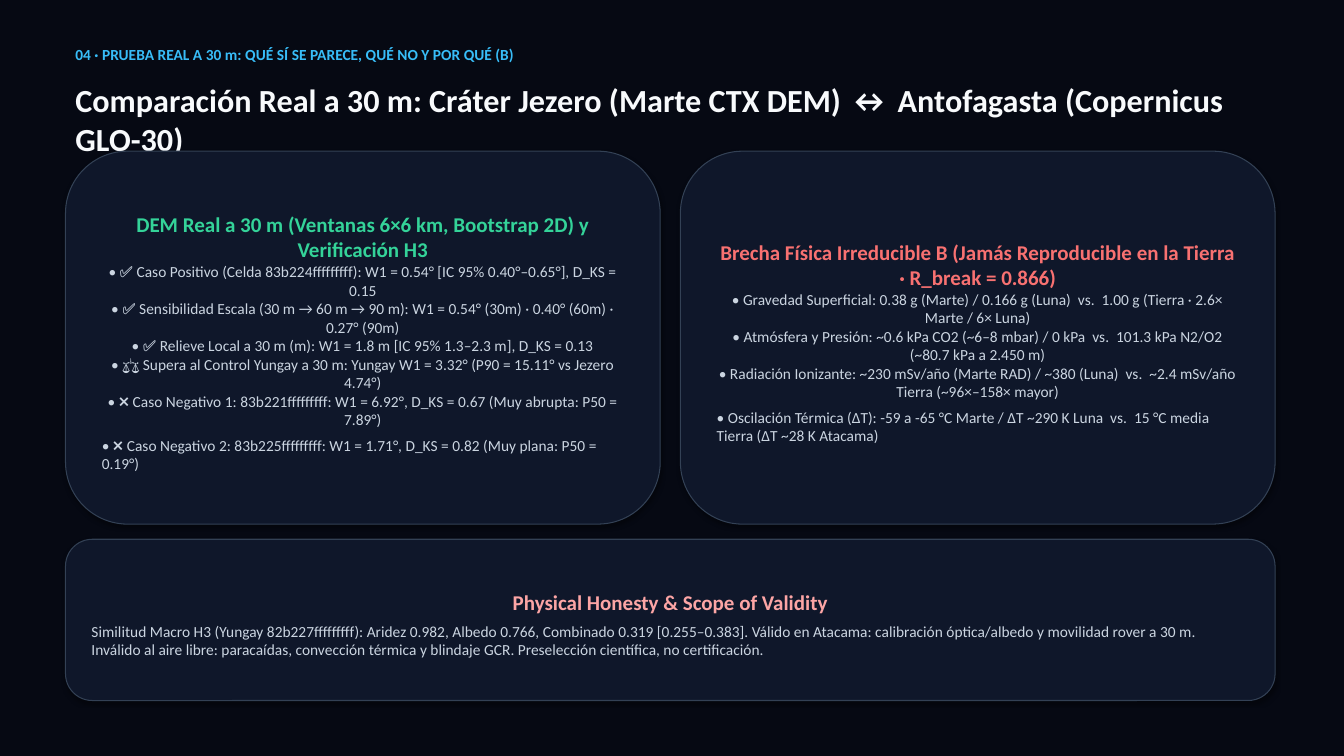
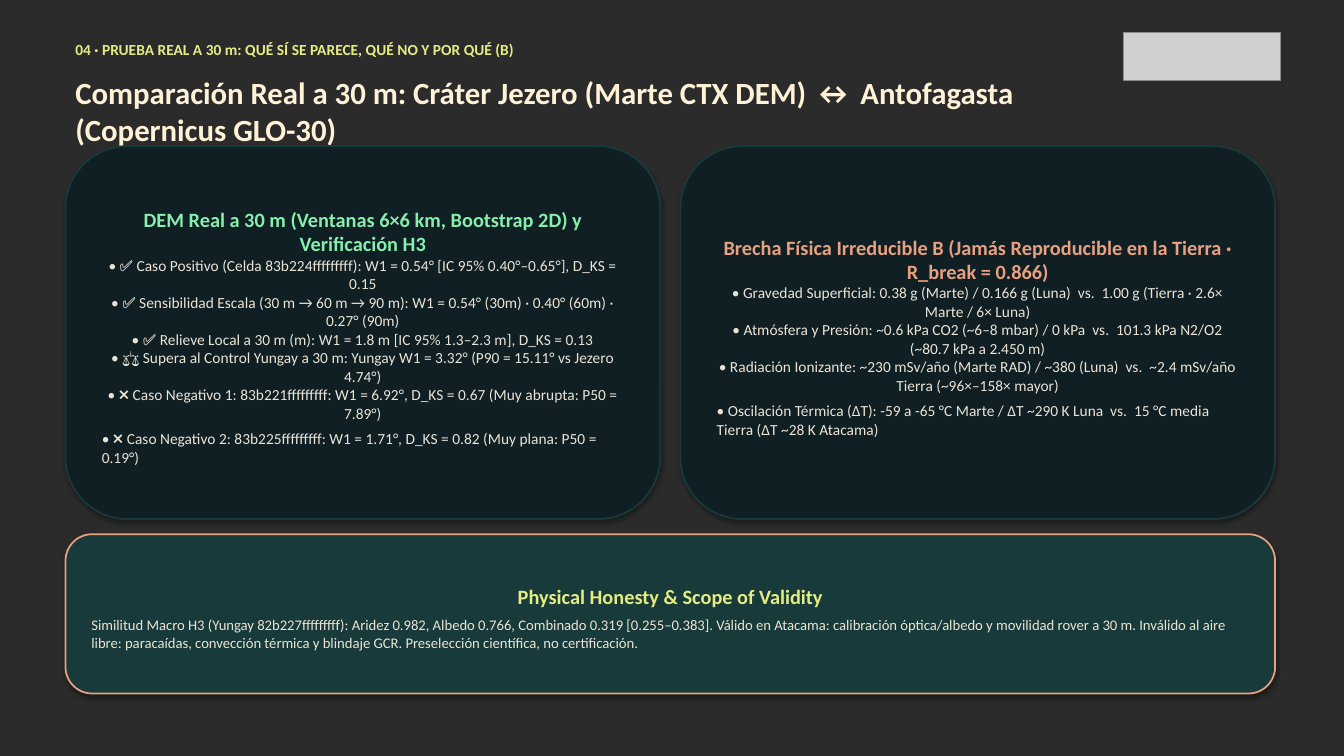
Before and after one commit to AnGeMoNs/Ckepi, a slide deck: slide 5 of docs/nehe/ckepi-pitch-es.pptx. Drawn at 1344x756 pixels with LibreOffice and Linux fonts; fonts in the diff are those of the drawing; grey boxes stand for pictures; background and template pictures are left out; a plain dark background stands for a picture behind light text. Boxes give left, top, right and bottom in pixels: in the first picture for what was removed or moved away, otherwise in the second. Text is boxed around its words. In the diff, an @@ line names an element or a change of style, - is before the commit and + after.

```diff
--- a/docs/nehe/ckepi-pitch-es.pptx
+++ b/docs/nehe/ckepi-pitch-es.pptx
@@ background #060913 to picture (left out) @@
@@ text "04 · PRUEBA REAL A ..." at (x1=75, y1=42, x2=513, y2=57): text colour #38BDF8 to #E4ED83 @@
@@ picture added at (x1=1124, y1=32, x2=1280, y2=81) @@
@@ text "Comparación Real a 30 m: ..." moved from (x1=75, y1=88, x2=1223, y2=159) to (x1=75, y1=81, x2=1013, y2=146) @@
@@ text "Comparación Real a 30 m: ..." at (x1=75, y1=81, x2=1013, y2=146): size 23 to 22 pt, text colour #F8FAFC to #FFF2D7 @@
@@ rounded rectangle "DEM Real a 30 m ..." at (x1=66, y1=146, x2=660, y2=519): size 15 to 14.5 pt, text colour #34D399 to #86EFAC in "DEM Real a 30 m (Ventanas 6×6 ..."; text colour #CBD5E1 to #EBE4D5 in "• ✅ Caso Positivo (Celda 83b224fffffffff): W1 ..."; fill #0F172A to #101F24; outline #334155 0.75 pt to #183A3A 1.25 pt @@
@@ rounded rectangle "Brecha Física Irreducible B (Jamás ..." at (x1=681, y1=146, x2=1275, y2=519): size 15 to 14.5 pt, text colour #F87171 to #E8A080 in "Brecha Física Irreducible B (Jamás Reproducible en ..."; text colour #CBD5E1 to #EBE4D5 in "• Gravedad Superficial: 0.38 g (Marte) / ..."; fill #0F172A to #101F24; outline #334155 0.75 pt to #183A3A 1.25 pt @@
@@ 3 rounded rectangles moved together from (x1=66, y1=151, x2=1275, y2=701) to (x1=66, y1=146, x2=1275, y2=694) @@
@@ rounded rectangle "Physical Honesty & Scope of ..." at (x1=66, y1=534, x2=1275, y2=694): size 15 to 14.5 pt, text colour #FCA5A5 to #E4ED83 in "Physical Honesty & Scope of Validity"; size 11 to 10.5 pt, text colour #CBD5E1 to #EBE4D5 in "Similitud Macro H3 (Yungay 82b227fffffffff): Aridez 0.982, ..."; fill #0F172A to #183A3A; outline #334155 0.75 pt to #E8A080 1.25 pt @@
```
Also in this commit, not shown: 6 other slides changed, 29 other files.
